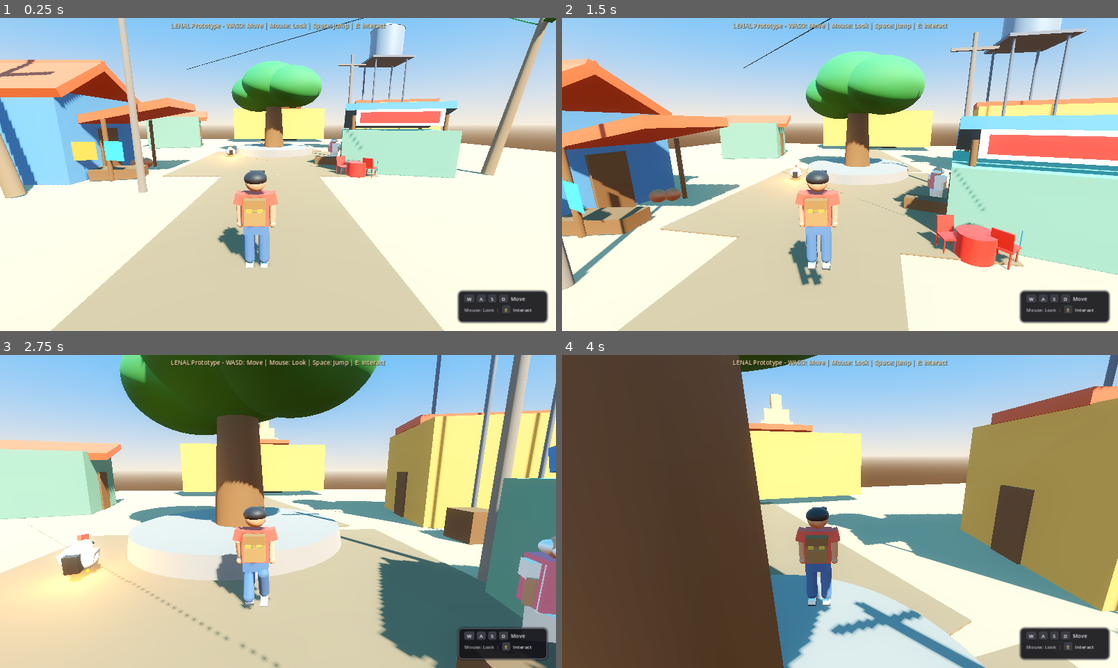
Above: before the commit, frames 1-4 (two rows, left to right).
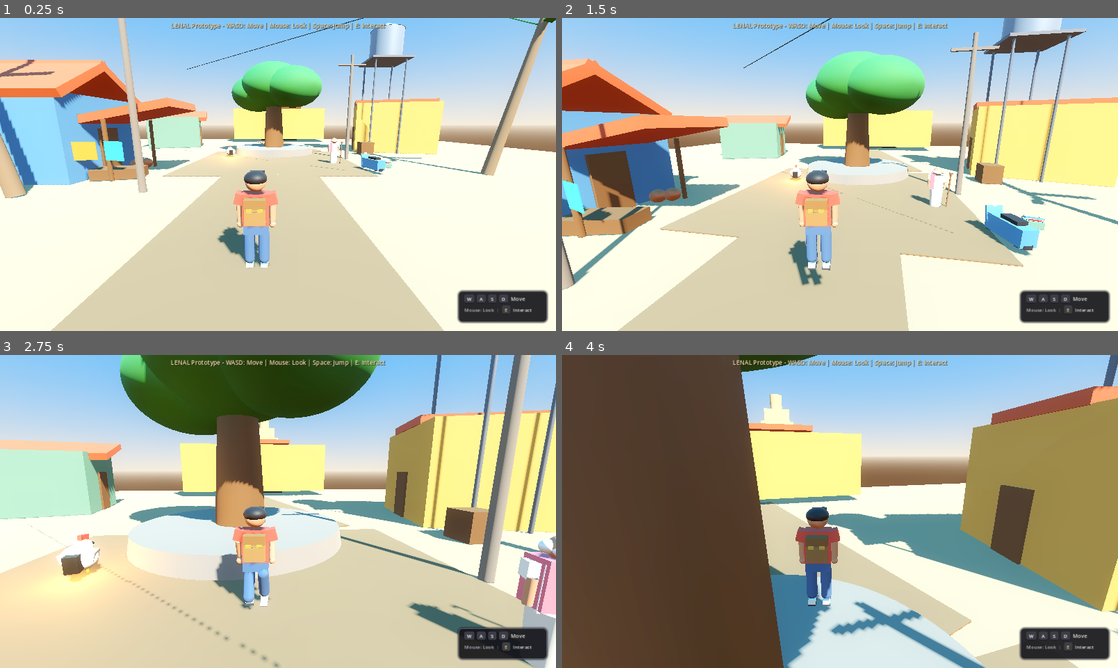
Above: after the commit, the same moments.

Repository: Lnvqntx/winter-soldiers-tgc-game-jam-2026
Game: Godot game, scene res://scenes/main.tscn
Two runs of this game, one before a commit and one after it. Both use one fixed random seed, a clock stepped at 60 frames per second and the inputs below.
Inputs (mouse positions are in pixels of both pictures, inside the frame that each line leads up to):
- Up to frame 1 (0.25 s): no input
- Up to frame 2 (1.5 s): tap Enter at 0.5, 1.35 s; move the mouse to (867, 174) at 0.52 s; hold E (interact) 0.53-1.28 s; hold W (move_forward) from 0.53 s (still down); click (867, 174) at 0.67 s; tap Space (jump) at 0.77 s; move the mouse to (812, 174) at 1.27 s
- Up to frame 3 (2.75 s): keep holding W (move_forward); tap Space (jump) at 1.52 s; move the mouse to (289, 505) at 2.02 s; hold E (interact) from 2.03 s (still down)
- Up to frame 4 (4 s): keep holding W (move_forward); move the mouse to (834, 517) at 2.77 s; release E (interact) at 2.78 s; tap Enter at 2.85 s; click (834, 517) at 2.92 s; tap Space (jump) at 3.02, 3.77 s; move the mouse to (878, 514) at 3.52 s; hold E (interact) from 3.53 s (still down)

The runs differ from the first frame. In frame 1, 5.0% of the frame differs, in the area x 55-84%, y 26-52%; in frame 2, 15%, in the area x 59-100%, y 30-82%; in frame 3, 10%; in frame 4, nothing differs.

Commit message:
Scale kirana shop to 0.1 to fix cm-to-meter GLB size mismatch

Diff:
--- a/scenes/main.tscn
+++ b/scenes/main.tscn
@@ -570,7 +570,7 @@
 mesh = SubResource("Mesh_Roof")
 
 [node name="TeaStall" type="StaticBody3D" parent="."]
-transform = Transform3D(0.965926, 0, -0.258819, 0, 1, 0, 0.258819, 0, 0.965926, 6.5, 0, 2.5)
+transform = Transform3D(0.09659, 0, -0.02588, 0, 0.1, 0, 0.02588, 0, 0.09659, 6.5, 0, 2.5)
 collision_layer = 1
 collision_mask = 3
 
